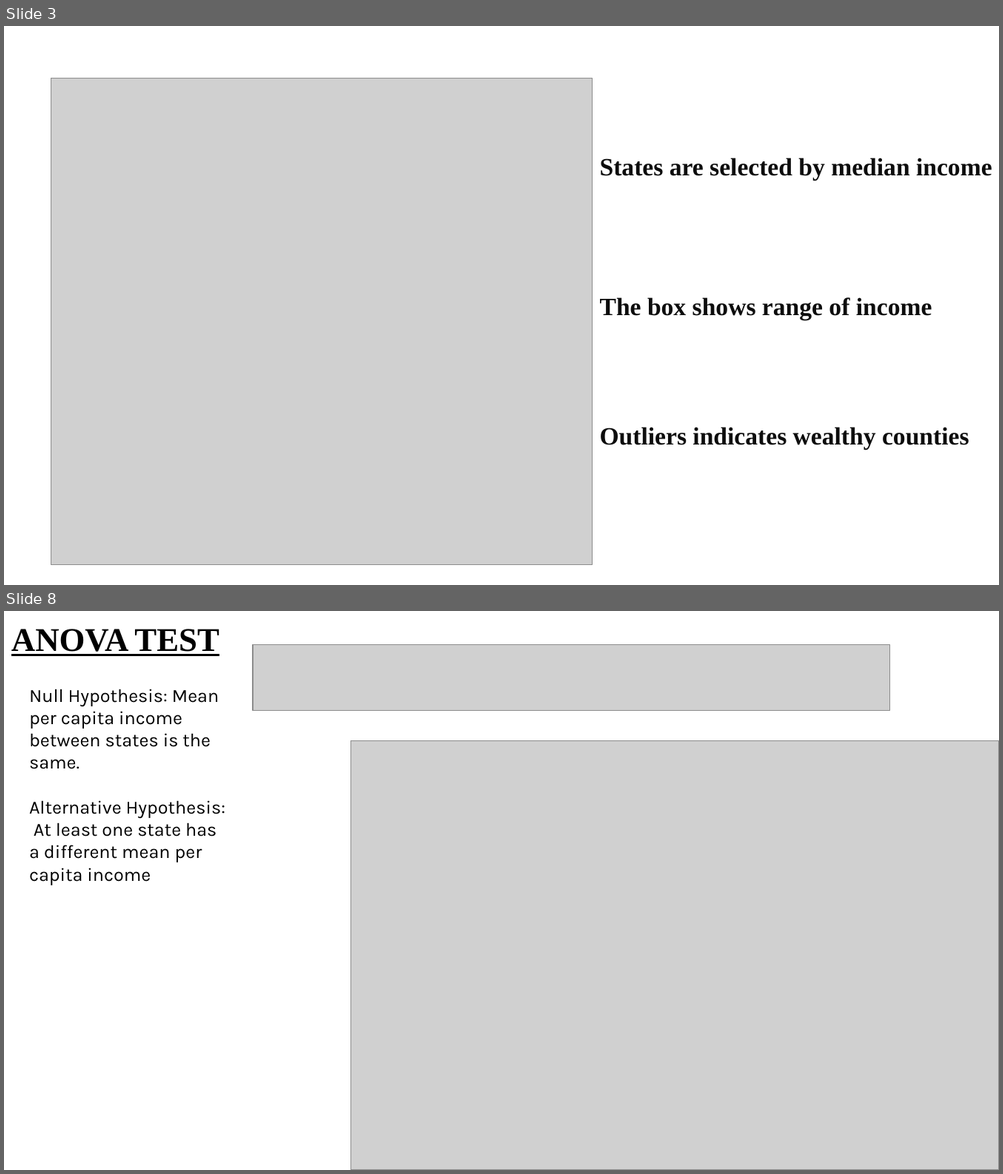
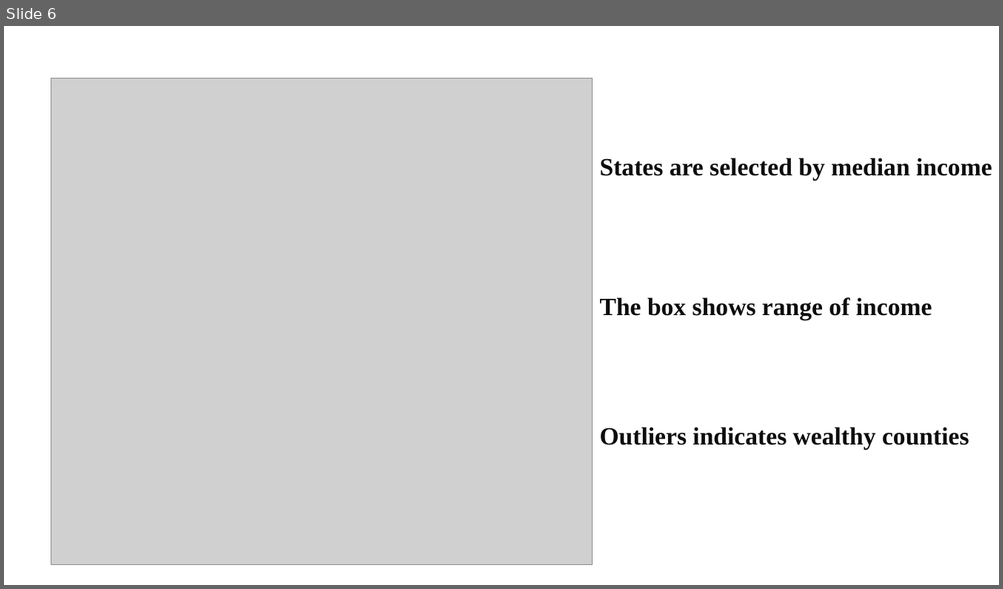
Before and after one commit to constantine-zhang96/DataScience-Project-1, a slide deck: IntroDataPresentation.pptx. Shown one above the other, each under a label of ours: slides 3 and 8 before the commit, slide 6 after it; the slides between them are not shown. The pictures are 1003x1174 and 1003x589 pixels, drawn with LibreOffice and Linux fonts; fonts in the diff are those of the drawing; grey boxes stand for pictures. Boxes give left, top, right and bottom in pixels: in the first picture for what was removed or moved away, otherwise in the second. Text is boxed around its words. In the diff, an @@ line names an element or a change of style, - is before the commit and + after.

```diff
--- a/IntroDataPresentation.pptx
+++ b/IntroDataPresentation.pptx
@@ slide 8 removed at [4,611,999,1170], background #FFFFFF @@
@@ text removed at [11,629,219,656] @@
-ANOVA TEST
@@ picture removed at [253,645,889,711] @@
@@ text removed at [29,689,225,886] @@
-Null Hypothesis: Mean per capita income between states is the same.
-Alternative Hypothesis: At least one state has a different mean per capita income
@@ picture removed at [351,741,999,1170] @@
@@ what was slide 3 is now slide 6 @@
```
Also in this commit, not shown: 21 slides added, 6 other slides removed.
